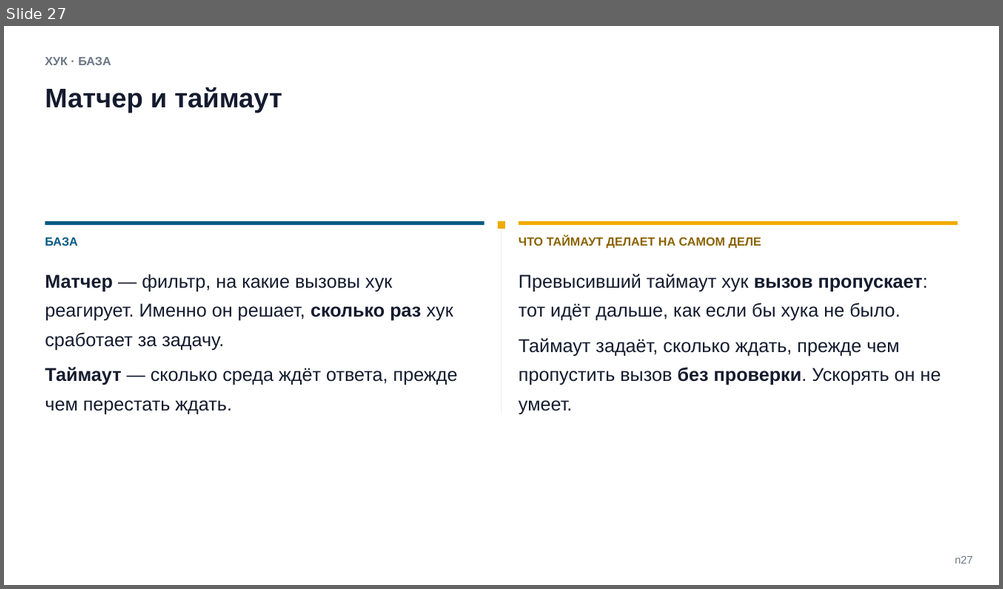
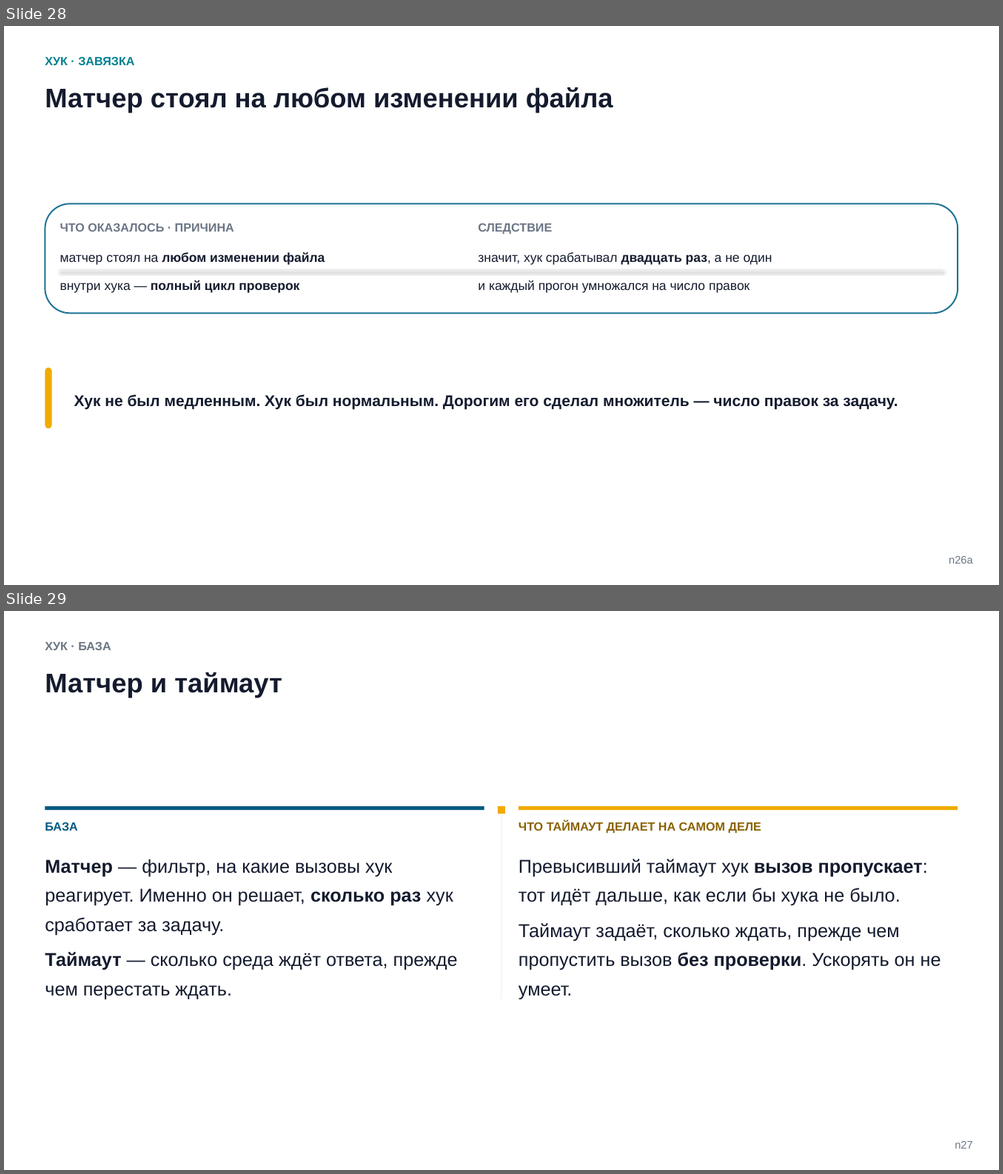
Before and after one commit to tellina-study/AI-usage-lessons, a slide deck: library/seminars/sem-05/rendered/sem-05.pptx. Shown one above the other, each under a label of ours: slide 27 before the commit, slides 28 and 29 after it. The pictures are 1003x589 and 1003x1174 pixels, drawn with LibreOffice and Linux fonts; fonts in the diff are those of the drawing. Boxes give left, top, right and bottom in pixels: in the first picture for what was removed or moved away, otherwise in the second. Text is boxed around its words. In the diff, an @@ line names an element or a change of style, - is before the commit and + after.

```diff
--- a/library/seminars/sem-05/rendered/sem-05.pptx
+++ b/library/seminars/sem-05/rendered/sem-05.pptx
@@ slide 28 added at (4, 26, 999, 585), background #FFFFFF @@
@@ text added at (45, 56, 134, 65), 11.5 pt, text #028090, bold @@
+ХУК · ЗАВЯЗКА
@@ text added at (45, 87, 613, 113), 26 pt, text #141B2E, bold @@
+Матчер стоял на любом изменении файла
@@ rounded rectangle added at (45, 204, 958, 314), fill #FFFFFF, outline #1C7293 1.4 pt @@
@@ text added at (60, 224, 234, 232), 11.5 pt, text #6B7685, bold @@
+ЧТО ОКАЗАЛОСЬ · ПРИЧИНА
@@ text added at (478, 224, 552, 234), 11.5 pt, text #6B7685, bold @@
+СЛЕДСТВИЕ
@@ text added at (60, 252, 325, 265), 12.5 pt, text #141B2E, bold @@
+матчер стоял на любом изменении файла
@@ text added at (478, 252, 772, 265), 12.5 pt, text #141B2E @@
+значит, хук срабатывал двадцать раз, а не один
@@ line added from (60, 270) to (942, 270), #E5EAF0 0.75 pt @@
@@ text added at (60, 281, 299, 293), 12.5 pt, text #141B2E, bold @@
+внутри хука — полный цикл проверок
@@ text added at (478, 281, 749, 293), 12.5 pt, text #141B2E @@
+и каждый прогон умножался на число правок
@@ rounded rectangle added at (45, 368, 52, 429), fill #F0AB00 @@
@@ text added at (74, 395, 897, 410), 15 pt, text #141B2E, bold @@
+Хук не был медленным. Хук был нормальным. Дорогим его сделал множитель — число правок за задачу.
@@ text added at (948, 557, 972, 564), 10.5 pt, text #6B7685 @@
+n26a
@@ what was slide 27 is now slide 29 @@
```
Also in this commit, not shown: 2 slides changed, 1 other slide added, 7 other files.
